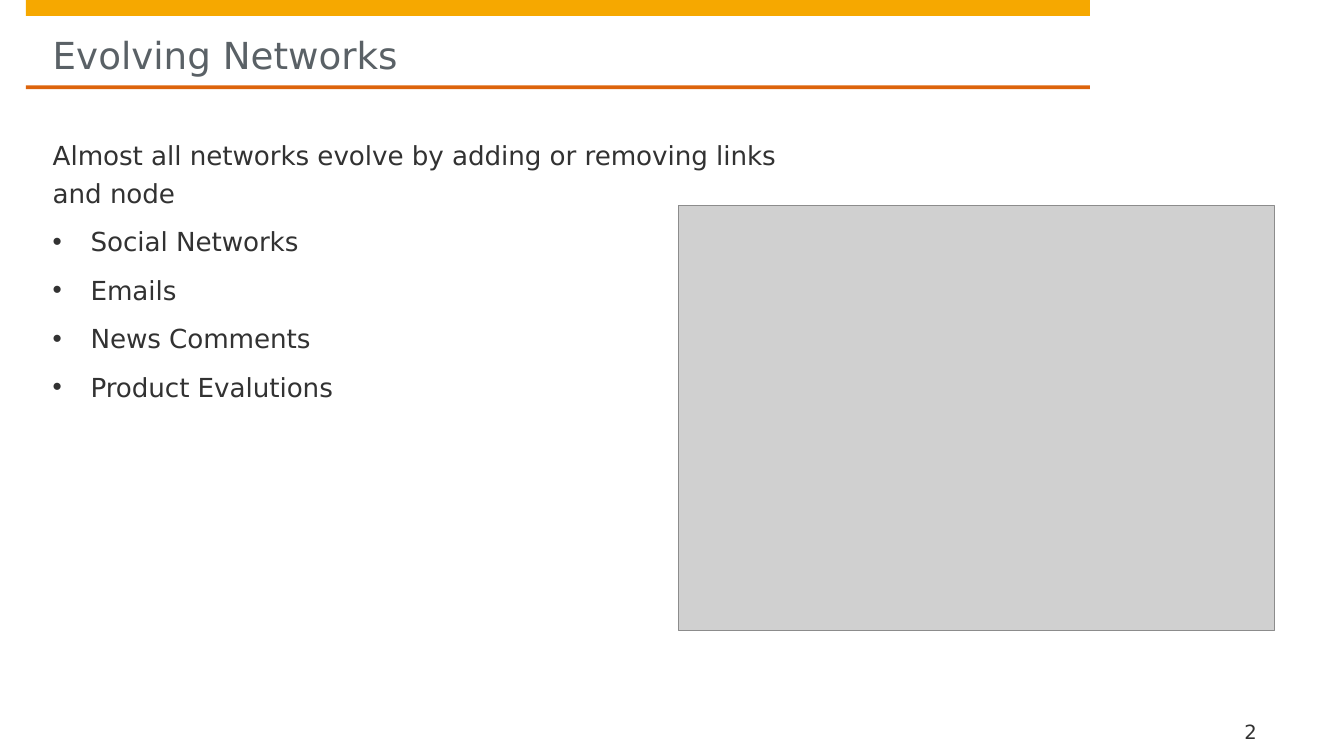
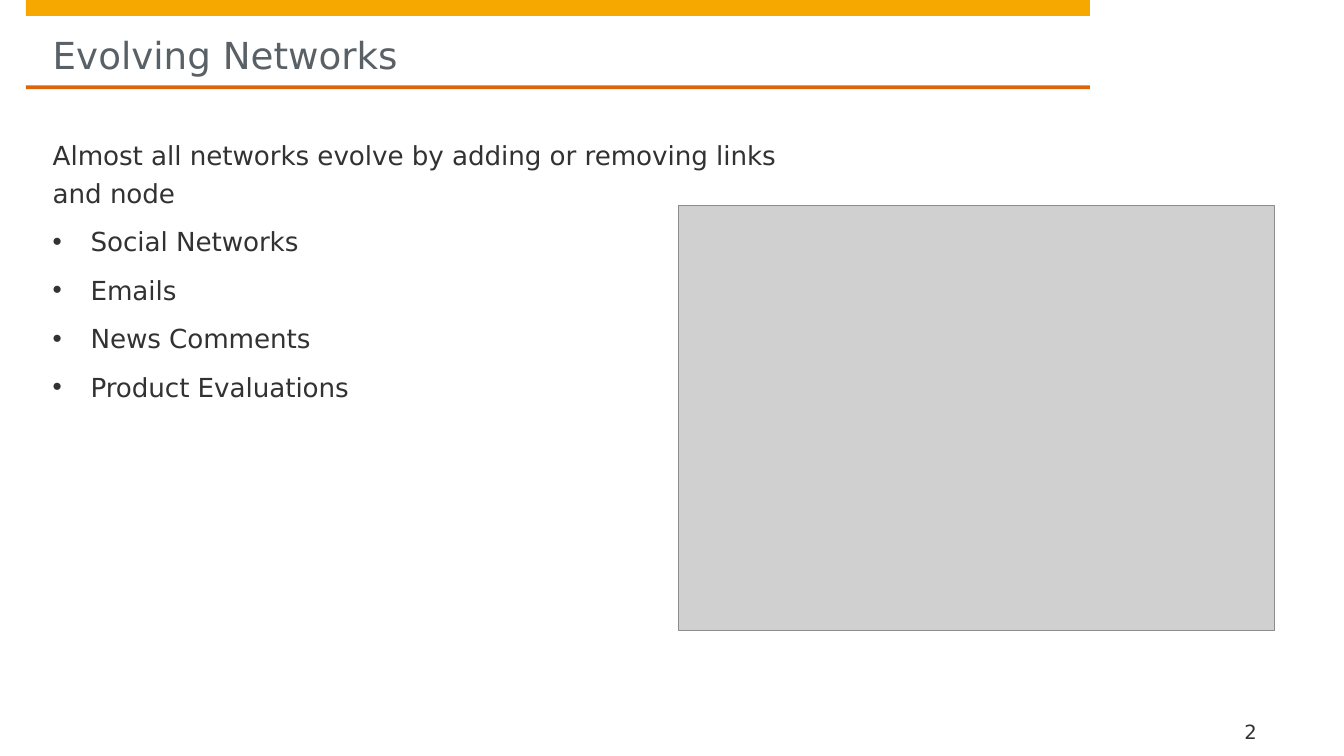
Before and after one commit to hpi-sam/GNN-Course-2020, a slide deck: slide 2 of 9. Graph Evolution Networks.pptx. Drawn at 1344x756 pixels with LibreOffice and Linux fonts; fonts in the diff are those of the drawing; grey boxes stand for pictures; background and template pictures are left out. Boxes give left, top, right and bottom in pixels: in the first picture for what was removed or moved away, otherwise in the second. Text is boxed around its words. In the diff, an @@ line names an element or a change of style, - is before the commit and + after.

```diff
--- a/9. Graph Evolution Networks.pptx
+++ b/9. Graph Evolution Networks.pptx
@@ text at box(91, 377, 349, 398): text changed @@
-• Product Evalutions
+• Product Evaluations
```
Also in this commit, not shown: 1 other slide changed.
